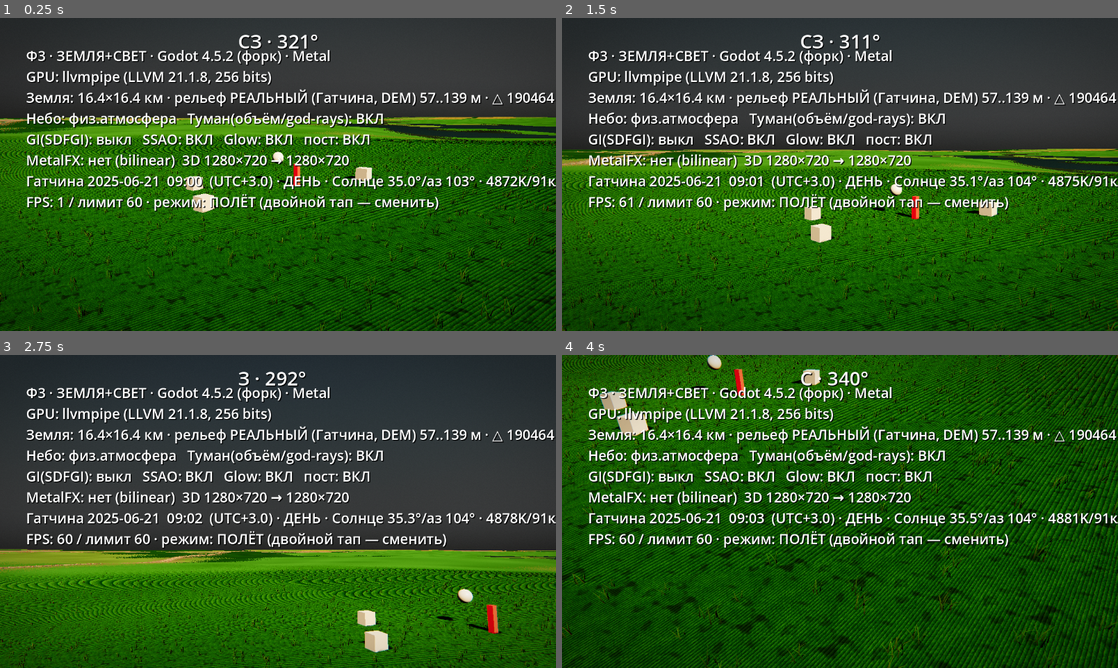
Above: before the commit, frames 1-4 (two rows, left to right).
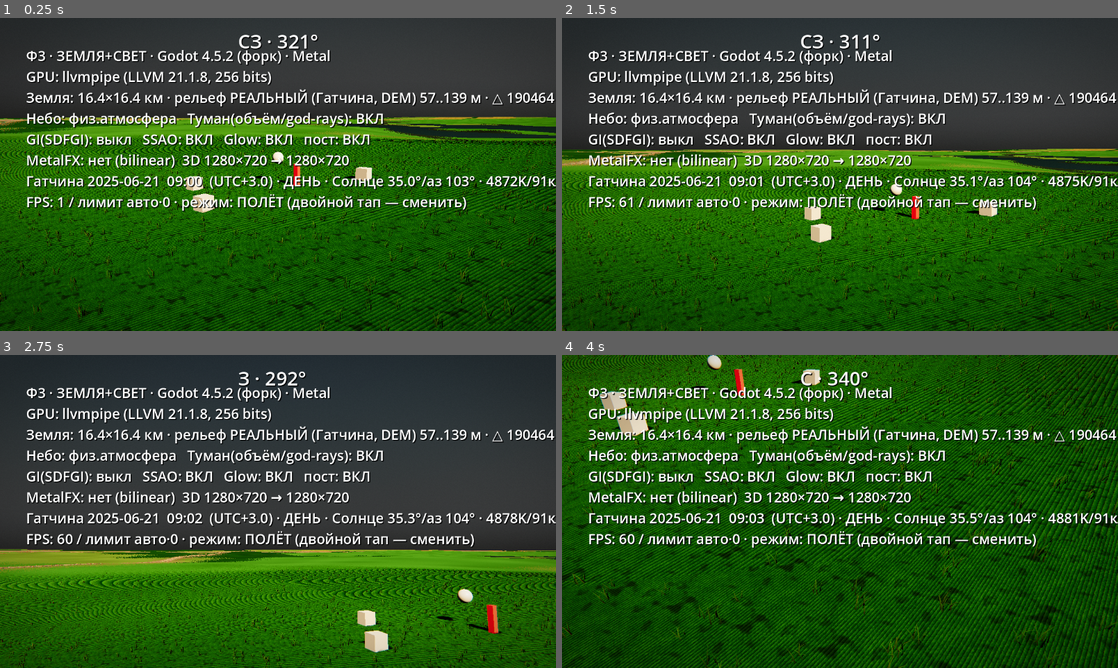
Above: after the commit, the same moments.

Repository: B760m670/mmorpg3dnew
Game: Godot game, scene res://scenes/light_stage.tscn
Two runs of this game, one before a commit and one after it. Both use one fixed random seed, a clock stepped at 60 frames per second and the inputs below.
Inputs (mouse positions are in pixels of both pictures, inside the frame that each line leads up to):
- Up to frame 1 (0.25 s): no input
- Up to frame 2 (1.5 s): move the mouse to (962, 158) at 0.52 s; click (962, 158) at 0.67 s; drag from (728, 190) to (812, 237) at 1.27 s
- Up to frame 3 (2.75 s): move the mouse to (333, 442) at 2.02 s; click (333, 442) at 2.17 s
- Up to frame 4 (4 s): drag from (812, 574) to (673, 464) at 2.77 s; move the mouse to (1006, 558) at 3.52 s; click (1006, 558) at 3.67 s

The runs differ from the first frame. In frame 1, 1.6% of the frame differs, in the area x 0-100%, y 38-100%; in frame 2, 1.6%; in frame 3, 1.3%; in frame 4, 1.7%, in the area x 0-100%, y 0-100%.

Commit message:
FPS: авто-максимум экрана устройства (ProMotion 120) + физика 120 Гц
Ограничитель был в игре: Core держал жёсткие 60. Теперь по умолчанию
АВТО — лимит равен частоте экрана (iPhone 16 Pro Max = 120; в режиме
энергосбережения iOS сам возвращает 60). Цепочка движка уже была готова:
DisplayLink 120 (allow_high_refresh_rate) и CADisableMinimumFrameDuration
в plist шаблона. Явные 30/60/90/120 остаются для будущего экрана настроек
(ключ конфига v2 — старые сохранённые 60 не липнут). Физика поднята до
120 тиков — пешеход и тела без дёрганья на 120 Гц. HUD: «лимит авто·120».

Co-Authored-By: Claude Fable 5 <noreply@anthropic.com>
Claude-Session: https://claude.ai/code/session_011pJt8xA6v8KEwtPnSYGg9D

Diff:
--- a/game2/project.godot
+++ b/game2/project.godot
@@ -15,6 +15,9 @@
 window/size/viewport_height=720
 window/handheld/orientation=4
 
+[physics]
+common/physics_ticks_per_second=120
+
 [rendering]
 renderer/rendering_method="forward_plus"
 textures/default_filters/anisotropic_filtering_level=2
--- a/game2/scripts/core/core.gd
+++ b/game2/scripts/core/core.gd
@@ -5,7 +5,7 @@
 signal changed
 
 var graphics: String = "balanced"      # smooth / balanced / hd / ultra
-var frame_rate: int = 60               # 30 / 60 / 120
+var frame_rate: int = 0                # 0 = АВТО (максимум экрана) / 30 / 60 / 90 / 120
 var style: String = "classic"          # тонемап/цветокор — только вид
 var scaling: String = "auto"           # auto / off / metalfx_spatial / metalfx_temporal
 var render_scale: float = 0.77         # внутренний масштаб при апскейле
@@ -21,7 +21,8 @@
 	if cf.load(PATH) != OK:
 		return
 	graphics = cf.get_value("gfx", "graphics", graphics)
-	frame_rate = int(cf.get_value("gfx", "frame_rate", frame_rate))
+	# ключ v2: старые конфиги хранили жёсткие 60 — теперь по умолчанию АВТО
+	frame_rate = int(cf.get_value("gfx", "frame_rate_v2", frame_rate))
 	style = cf.get_value("gfx", "style", style)
 	scaling = cf.get_value("gfx", "scaling", scaling)
 	render_scale = float(cf.get_value("gfx", "render_scale", render_scale))
@@ -29,7 +30,7 @@
 func save_cfg() -> void:
 	var cf := ConfigFile.new()
 	cf.set_value("gfx", "graphics", graphics)
-	cf.set_value("gfx", "frame_rate", frame_rate)
+	cf.set_value("gfx", "frame_rate_v2", frame_rate)
 	cf.set_value("gfx", "style", style)
 	cf.set_value("gfx", "scaling", scaling)
 	cf.set_value("gfx", "render_scale", render_scale)
@@ -37,8 +38,18 @@
 	apply_frame_rate()
 	changed.emit()
 
+## АВТО: игра сама выжимает максимум экрана устройства (ProMotion 120);
+## в режиме энергосбережения iOS движок сам вернёт 60. Явное значение
+## (30/60/90/120) — жёсткий лимит для будущего экрана настроек.
 func apply_frame_rate() -> void:
-	Engine.max_fps = frame_rate
+	if frame_rate <= 0:
+		var hz := DisplayServer.screen_get_refresh_rate()
+		Engine.max_fps = int(round(hz)) if hz > 0.0 else 0
+	else:
+		Engine.max_fps = frame_rate
+
+func frame_rate_label() -> String:
+	return ("авто·%d" % Engine.max_fps) if frame_rate <= 0 else str(frame_rate)
 
 ## Масштабирование вьюпорта: MetalFX на Apple (наш форк), иначе билинейно/выкл.
 func apply_scaling(vp: Viewport) -> void:
--- a/game2/scripts/world/light_stage.gd
+++ b/game2/scripts/world/light_stage.gd
@@ -426,8 +426,8 @@
 			"ВКЛ" if ENABLE_POST else "выкл"] \
 		+ "MetalFX: %s (%s)  3D %d×%d → %d×%d\n" % [mfx, mode, inr.x, inr.y, int(out.x), int(out.y)] \
 		+ _clock_line() \
-		+ "FPS: %d / лимит %d · режим: %s (двойной тап — сменить)" % [
-			Engine.get_frames_per_second(), Engine.max_fps,
+		+ "FPS: %d / лимит %s · режим: %s (двойной тап — сменить)" % [
+			Engine.get_frames_per_second(), Core.frame_rate_label(),
 			"ПЕШЕХОД·физика" if _walk_active else "ПОЛЁТ"]
 
 func _terrain_line() -> String:
